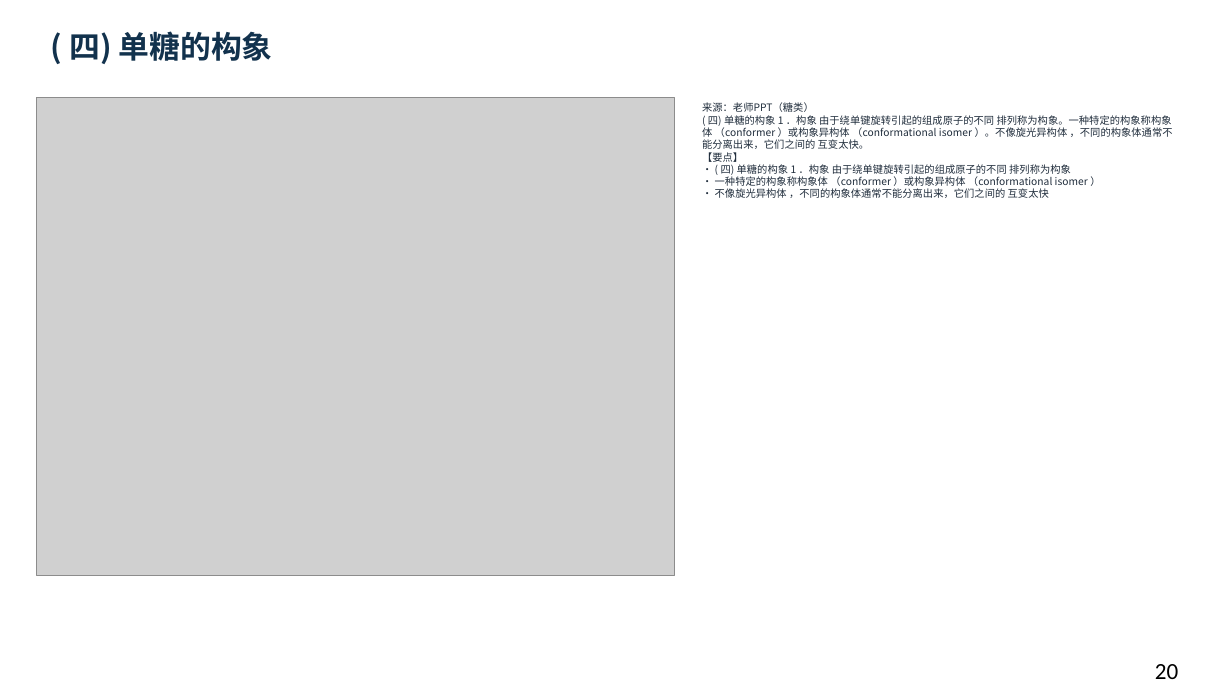
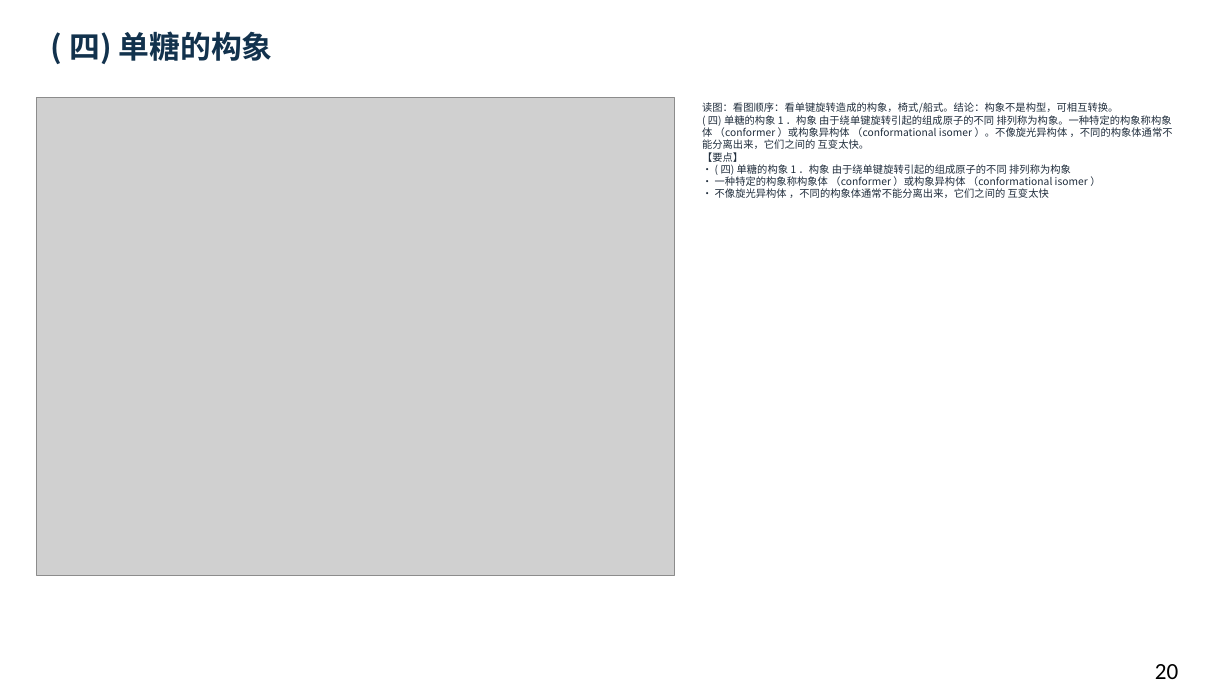
Before and after one commit to newkan-li/Biochemistry, a slide deck: slide 20 of downloads/bc09-ai-style.pptx. Drawn at 1232x693 pixels with LibreOffice and Linux fonts; fonts in the diff are those of the drawing; grey boxes stand for pictures. Boxes give left, top, right and bottom in pixels: in the first picture for what was removed or moved away, otherwise in the second. Text is boxed around its words. In the diff, an @@ line names an element or a change of style, - is before the commit and + after.

Commit message:
bc09补64页老师原页读图讲解:39页缺图注全部补齐,下载PPT同步;版本20261112cdm

```diff
--- a/downloads/bc09-ai-style.pptx
+++ b/downloads/bc09-ai-style.pptx
@@ text at (702,102,1173,198): text changed @@
-来源：老师PPT（糖类）
-( 四) 单糖的构象 1 ．构象 由于绕单键旋转引起的组成原子的不同 排列称为构象。一种特定的构象称构象体 （conformer ）或构象异构体 （conformational isomer ）。不像旋光异构体 ，不同的构象体通常不能分离出来，它们之间的 互变太快。
-【要点】
-• ( 四) 单糖的构象 1 ．构象 由于绕单键旋转引起的组成原子的不同 排列称为构象
-• 一种特定的构象称构象体 （conformer ）或构象异构体 （conformational isomer ）
-• 不像旋光异构体 ，不同的构象体通常不能分离出来，它们之间的 互变太快
+读图：看图顺序：看单键旋转造成的构象，椅式/船式。结论：构象不是构型，可相互转换。
+( 四) 单糖的构象 1 ．构象 由于绕单键旋转引起的组成原子的不同 排列称为构象。一种特定的构象称构象体 （conformer ）或构象异构体 （conformational isomer ）。不像旋光异构体 ，不同的构象体通常不能分离出来，它们之间的 互变太快。
+【要点】
+• ( 四) 单糖的构象 1 ．构象 由于绕单键旋转引起的组成原子的不同 排列称为构象
+• 一种特定的构象称构象体 （conformer ）或构象异构体 （conformational isomer ）
+• 不像旋光异构体 ，不同的构象体通常不能分离出来，它们之间的 互变太快
```
Also in this commit, not shown: 104 other slides changed, 5 other files.
